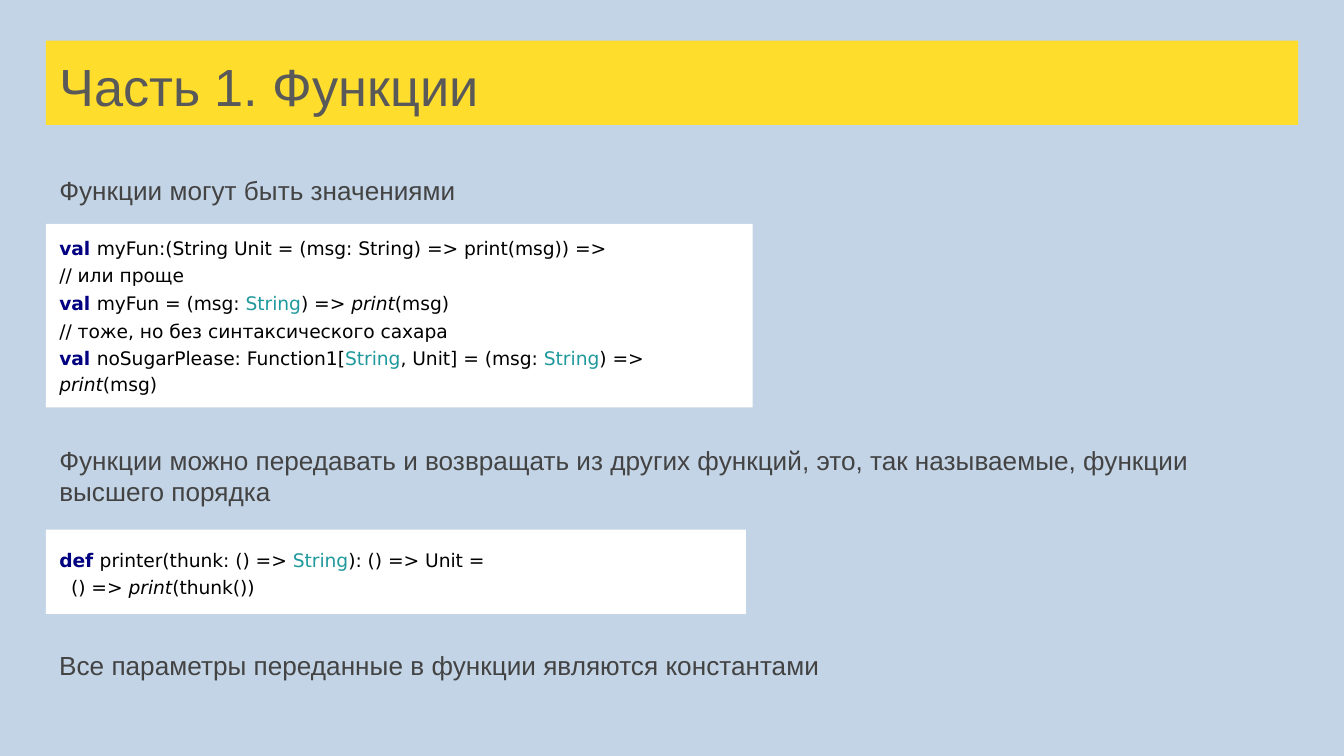
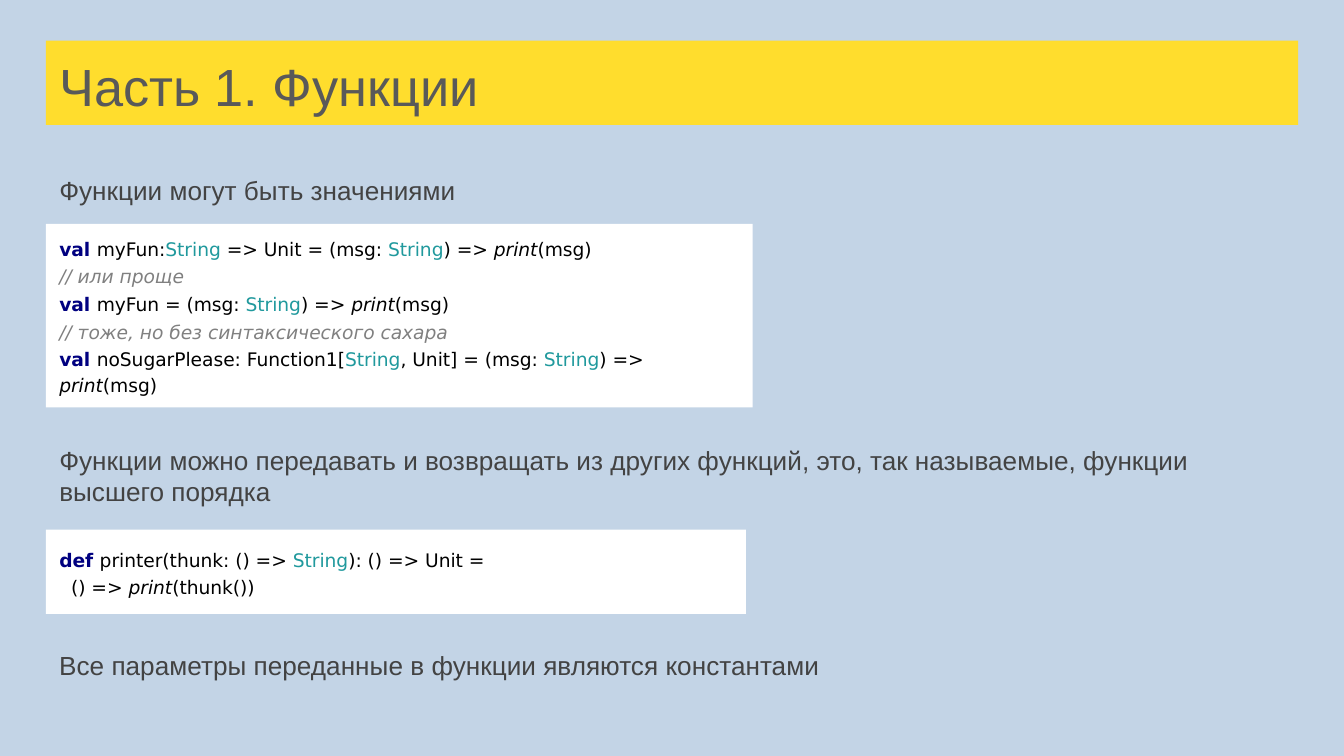
Before and after one commit to kiri11/scala-school, a slide deck: slide 24 of src/main/resources/Лекции Scala для FinTech.pptx. Drawn at 1344x756 pixels with LibreOffice and Linux fonts; fonts in the diff are those of the drawing. Boxes give left, top, right and bottom in pixels: in the first picture for what was removed or moved away, otherwise in the second. Text is boxed around its words. In the diff, an @@ line names an element or a change of style, - is before the commit and + after.

Commit message:
Fix in SQLAPI and Computation fix typos in lectures

```diff
--- a/src/main/resources/Лекции Scala для FinTech.pptx
+++ b/src/main/resources/Лекции Scala для FinTech.pptx
@@ text in rectangle at box(59, 241, 592, 260): text changed @@
-val myFun:(String Unit = (msg: String) => print(msg)) =>
+val myFun:String => Unit = (msg: String) => print(msg)
@@ text in rectangle at box(59, 272, 607, 396): text colour #000000 to #808080, italic on in "// или проще", "// тоже, но без синтаксического сахара"; highlight none to #FFFFFF in "// или проще", "val myFun = (msg: String) => print(msg)", "// тоже, но без синтаксического сахара", "val noSugarPlease: Function1[String, Unit] = (msg: String) ..." @@
```
Also in this commit, not shown: 7 other slides changed, 3 other files.
